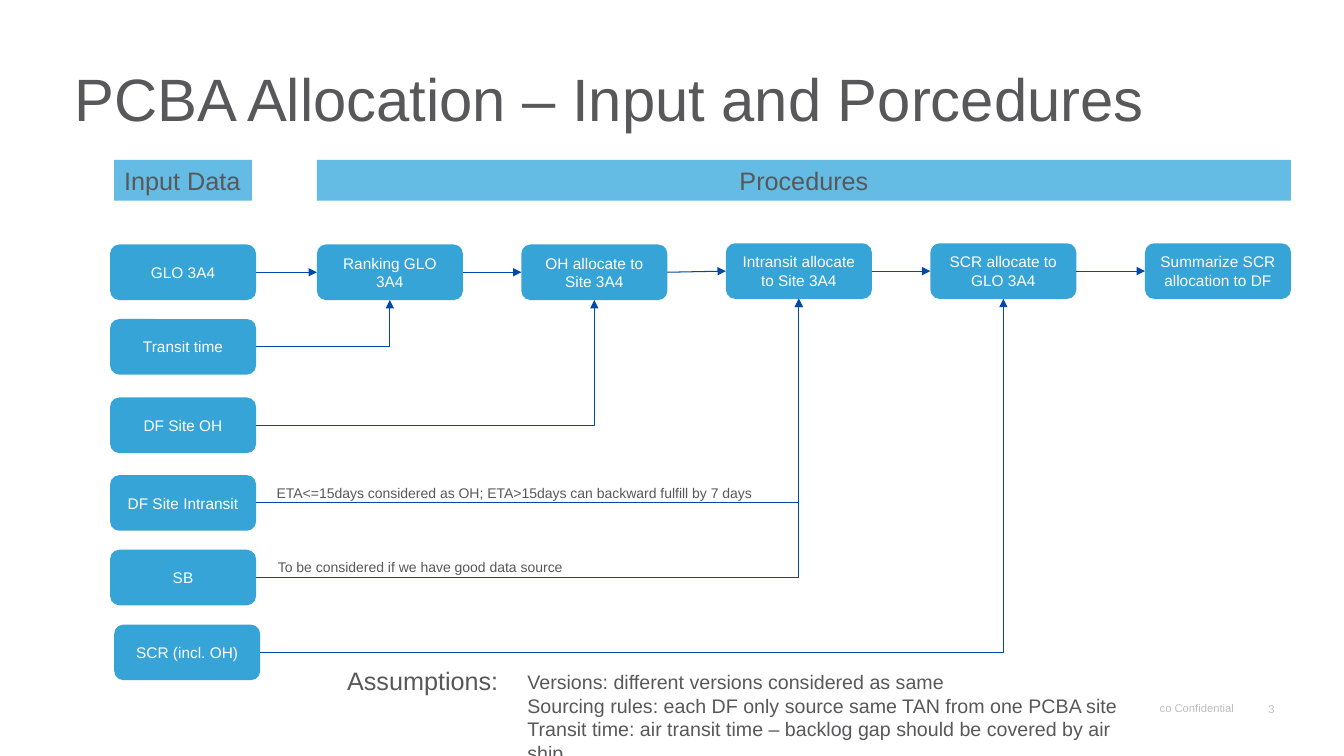
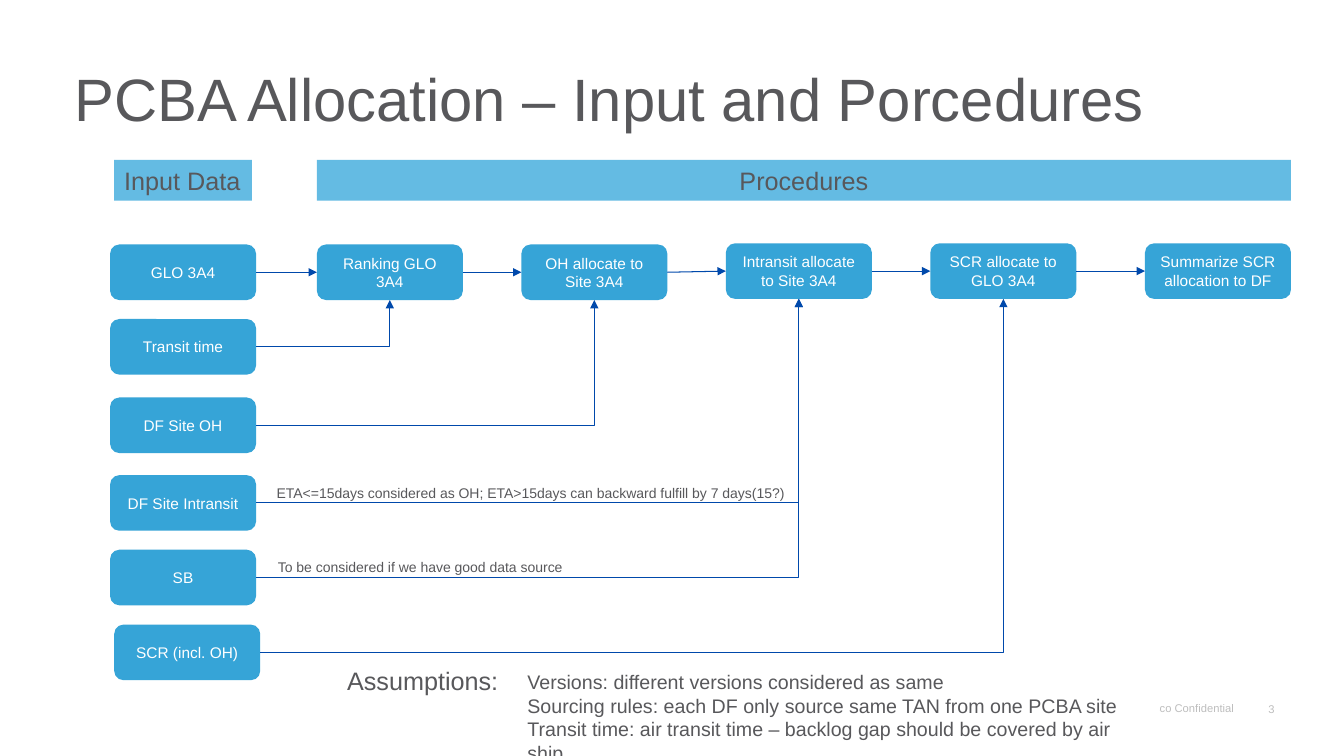
Before and after one commit to kenwang4585/pcba_allocation, a slide deck: slide 3 of PCBA allocation Sep 29.pptx. Drawn at 1344x756 pixels with LibreOffice and Linux fonts; fonts in the diff are those of the drawing; background and template pictures are left out. Boxes give left, top, right and bottom in pixels: in the first picture for what was removed or moved away, otherwise in the second. Text is boxed around its words. In the diff, an @@ line names an element or a change of style, - is before the commit and + after.

```diff
--- a/PCBA allocation Sep 29.pptx
+++ b/PCBA allocation Sep 29.pptx
@@ text at box(277, 488, 784, 501): text changed @@
-ETA<=15days considered as OH; ETA>15days can backward fulfill by 7 days
+ETA<=15days considered as OH; ETA>15days can backward fulfill by 7 days(15?)
```
Also in this commit, not shown: 13 other files.
